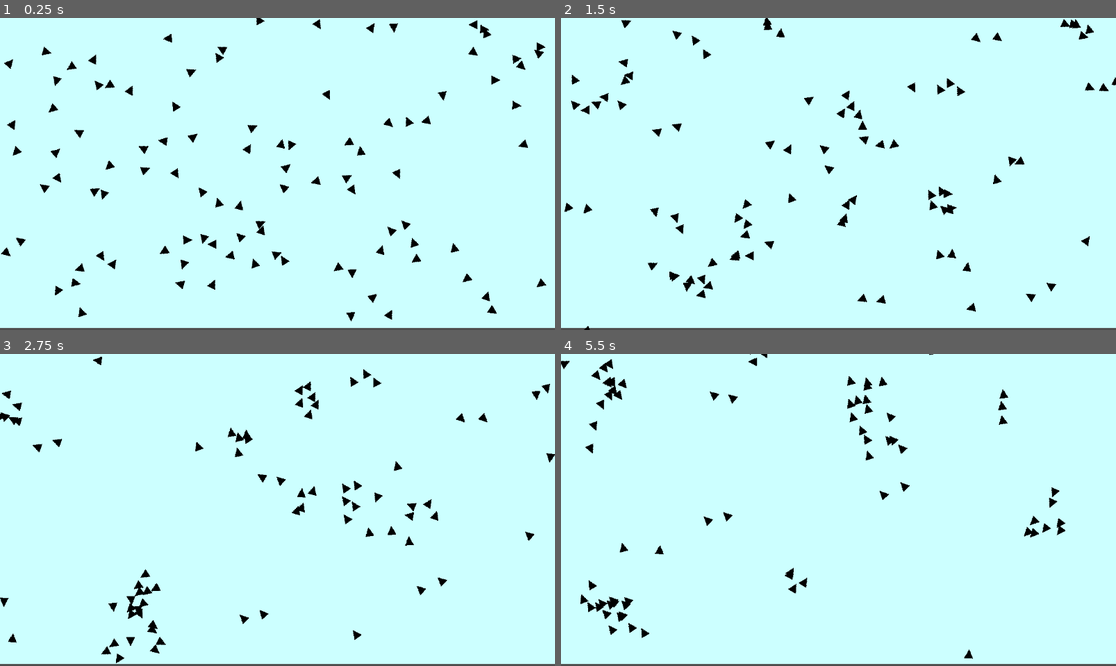
Above: before the commit, frames 1-4 (two rows, left to right).
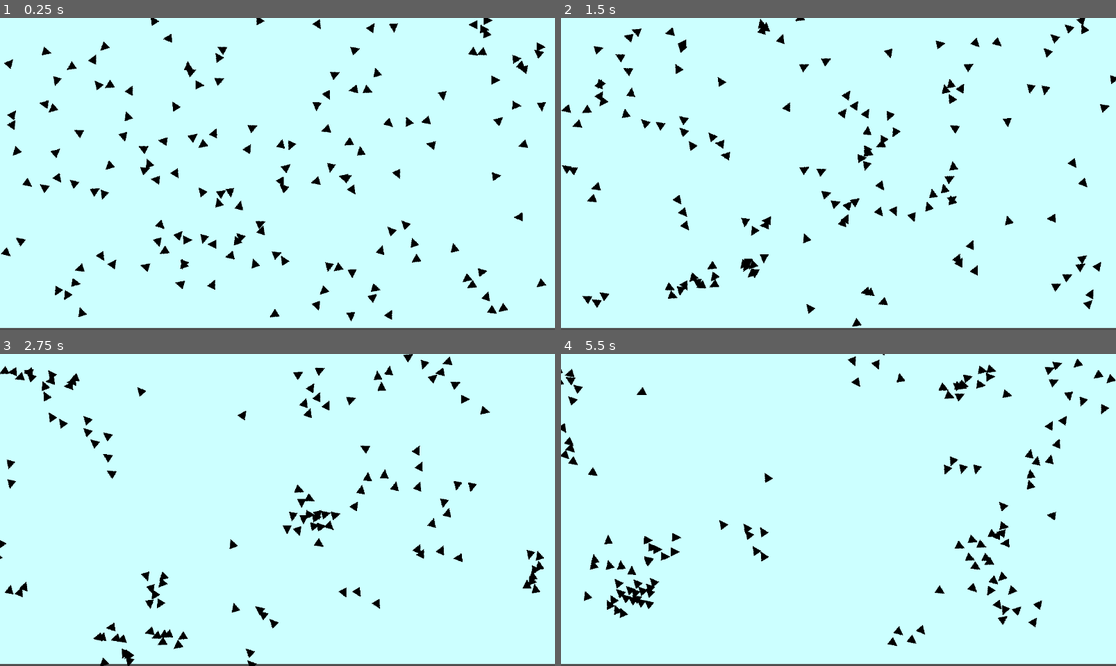
Above: after the commit, the same moments.

Repository: are-dynamic-2025-g6/boids
Game: Godot game, scene res://Scenes/main.tscn
Two runs of this game, one before a commit and one after it. Both use one fixed random seed, a clock stepped at 60 frames per second and the inputs below.
Inputs:
- Up to frame 1 (0.25 s): no input
- Up to frame 2 (1.5 s): tap Enter (ui_accept) at 0.5, 0.77 s; tap Space (print) at 0.6, 1.35 s
- Up to frame 3 (2.75 s): tap Enter (ui_accept) at 1.52 s; tap Space (print) at 2.1 s
- Up to frame 4 (5.5 s): tap Space (print) every 0.75 s from 2.85 to 5.1 s; tap Enter (ui_accept) at 3.02, 3.77, 4.52 s

The runs differ from the first frame. In frame 1, 1.3% of the frame differs, in the area x 1-99%, y 0-96%; in frame 2, 5.4%, in the area x 0-100%, y 0-100%; in frame 3, 5.0%; in frame 4, 4.8%.

Commit message:
bons facteurs + correction

Diff:
--- a/Scripts/main.gd
+++ b/Scripts/main.gd
@@ -5,7 +5,7 @@
 var cage : Array[Node]
 var dico_distances : Array
 var curr_dist : float
-const NB_OIZO = 100
+const NB_OIZO = 150
 
 func _ready() -> void:
 	#gere les doublons au spawn
--- a/Scripts/oizo.gd
+++ b/Scripts/oizo.gd
@@ -64,7 +64,7 @@
 			curr_velo = Vector2((curr_velo.x/speed)*MAX_SPEED, (curr_velo.y/speed)*MAX_SPEED)
 		if speed < MIN_SPEED:
 			curr_velo = Vector2((curr_velo.x/speed)*MIN_SPEED, (curr_velo.y/speed)*MIN_SPEED)
-		if normaliseur == 1 :
+		if normaliseur < 3 :
 			curr_velo  = curr_velo / 4
 		else :
 			curr_velo  = curr_velo /(normaliseur * 0.7)
